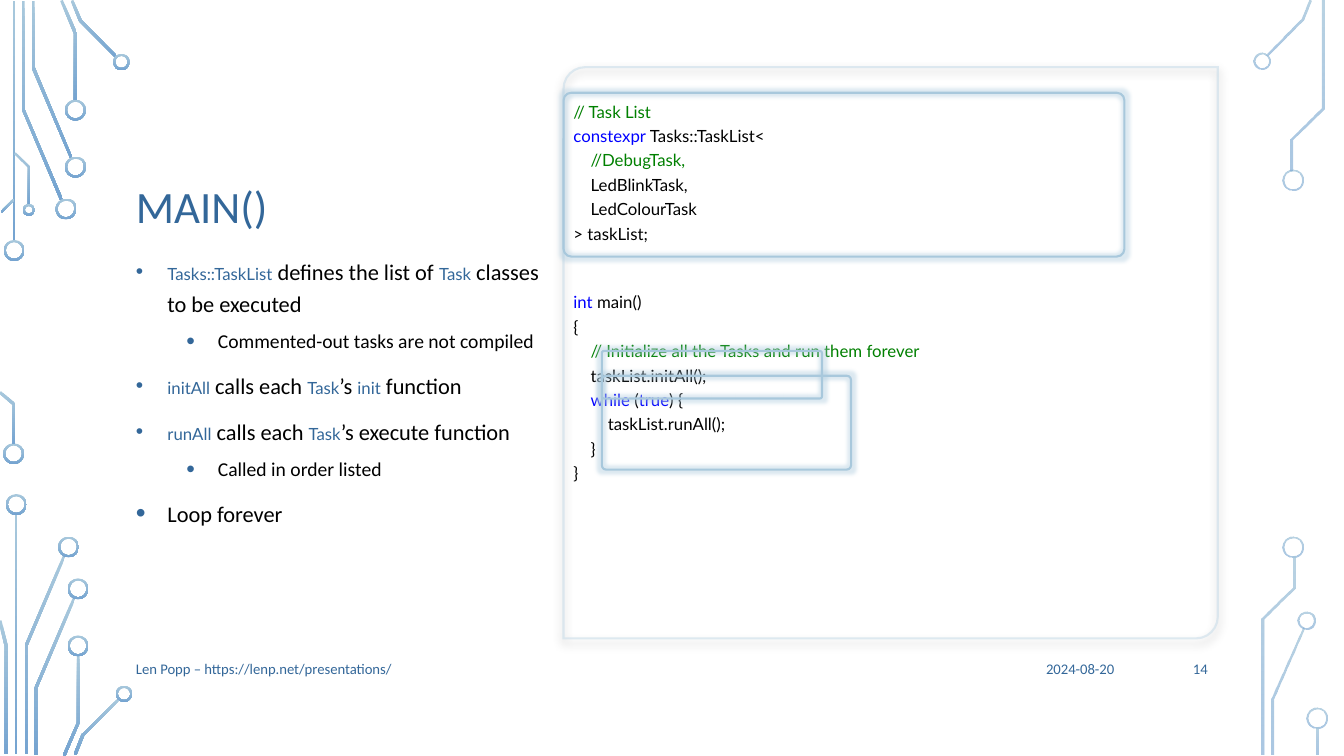
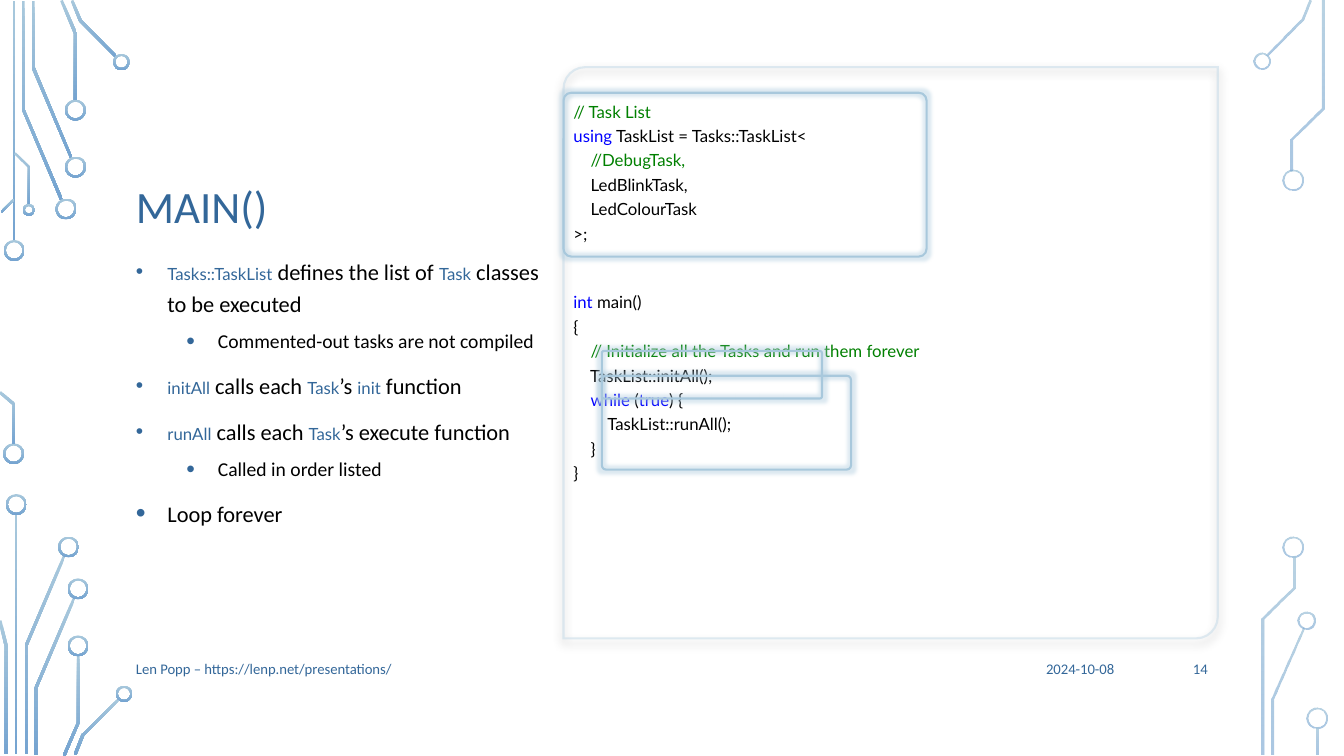
Before and after one commit to Len42/presentations, a slide deck: slide 14 of TaskScheduler/TaskScheduler.pptx. Drawn at 1344x756 pixels with LibreOffice and Linux fonts; fonts in the diff are those of the drawing; background and template pictures are left out. Boxes give left, top, right and bottom in pixels: in the first picture for what was removed or moved away, otherwise in the second. Text is boxed around its words. In the diff, an @@ line names an element or a change of style, - is before the commit and + after.

Commit message:
TaskScheduler: Updated for TaskDemo 1.2

```diff
--- a/TaskScheduler/TaskScheduler.pptx
+++ b/TaskScheduler/TaskScheduler.pptx
@@ rounded rectangle: place and size @@
-rounded rectangle at [564, 93, 1124, 257]
+rounded rectangle at [564, 93, 927, 257]
@@ text at [573, 129, 807, 145]: text changed @@
-constexpr Tasks::TaskList<
+using TaskList = Tasks::TaskList<
@@ text at [587, 227, 647, 242]: text changed @@
-> taskList;
+>;
@@ text at [590, 368, 712, 386]: text changed @@
-taskList.initAll();
+TaskList::initAll();
@@ text at [607, 417, 731, 433]: text changed @@
-taskList.runAll();
+TaskList::runAll();
@@ text at [1046, 664, 1114, 674]: text changed @@
-2024-08-20
+2024-10-08
```
Also in this commit, not shown: 22 other slides changed, 1 slide removed, 1 other file.
